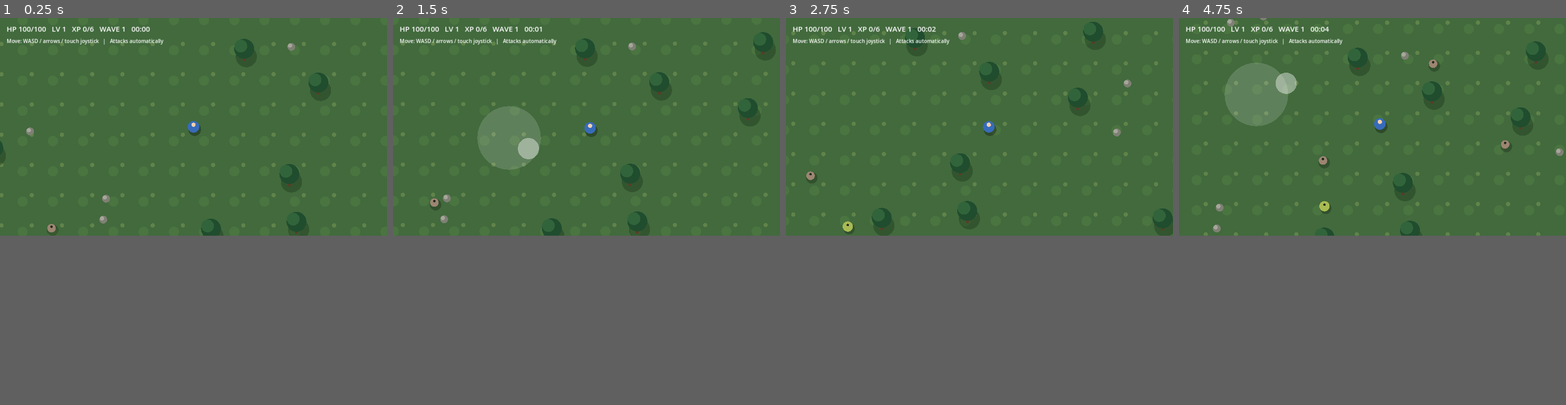
Above: before the commit, frames 1-4 (left to right).
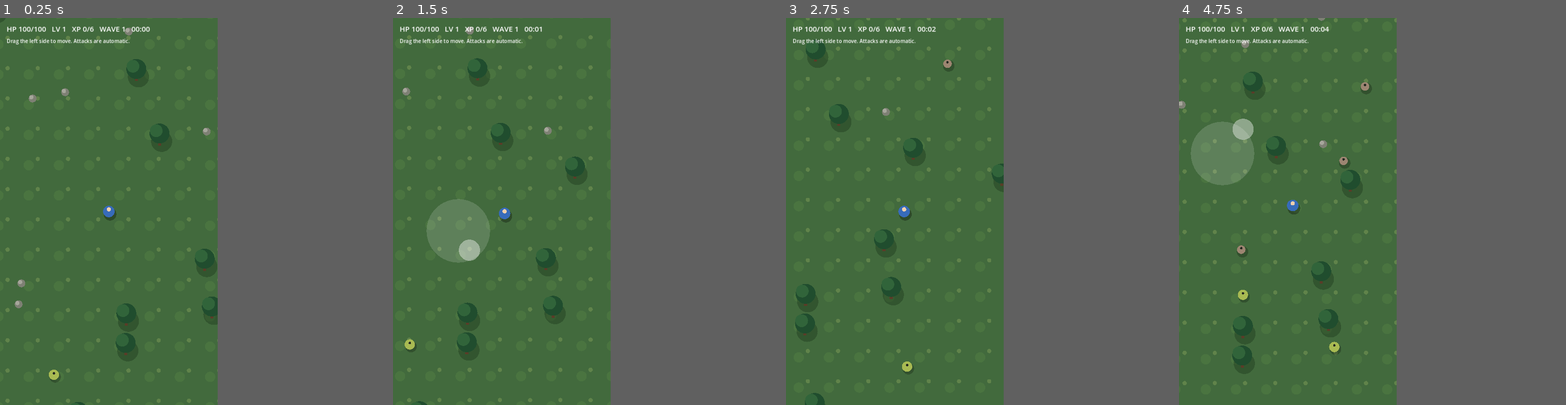
Above: after the commit, the same moments.

Repository: cosmerearchives-creator/dnd-adventurers
Game: Godot game, scene res://scenes/wilderness.tscn
The game is run twice, just before and just after one commit, with the same random seed, the same clock (stepped at 60 frames per second) and the same inputs.
Inputs (mouse positions are in pixels of both pictures, inside the frame that each line leads up to):
- Up to frame 1 (0.25 s): no input
- Up to frame 2 (1.5 s): tap Enter at 0.5 s; move the mouse to (671, 114) at 0.52 s; hold Right (ui_right) 0.53-1.25 s; tap R at 0.6 s; click (671, 114) at 0.67 s; drag from (509, 137) to (567, 168) at 1.27 s
- Up to frame 3 (2.75 s): move the mouse to (1018, 79) at 2.02 s; hold Right (ui_right) from 2.03 s (still down); tap R at 2.1 s
- Up to frame 4 (4.75 s): release Right (ui_right) at 2.75 s; drag from (1353, 168) to (1256, 95) at 2.77 s; move the mouse to (1488, 161) at 3.52 s; hold Left (ui_left) 3.53-4.25 s; tap R at 3.6 s; drag from (1256, 95) to (1314, 72) at 4.27 s
In our replay, the window is 800x450 before the commit and 450x800 after it. These sizes can differ from the game's own. Grey fills any space a smaller window leaves; there, only what the larger window draws over its background counts as a difference.

The runs differ from the first frame. In frame 1, 3.6% of the frame differs, in the area x 0-95%, y 2-100%; in frame 2, 7.9%; in frame 3, 4.6%; in frame 4, 8.7%, in the area x 0-100%, y 0-95%.

Commit message:
Release 0.2.1 portrait Android controls and touch restart popup

Diff:
--- a/game/project.godot
+++ b/game/project.godot
@@ -7,8 +7,8 @@
 config/features=PackedStringArray("4.3", "GL Compatibility")
 
 [display]
-window/size/viewport_width=1280
-window/size/viewport_height=720
+window/size/viewport_width=720
+window/size/viewport_height=1280
 window/stretch/mode="canvas_items"
 
 [rendering]
--- a/game/scripts/wilderness.gd
+++ b/game/scripts/wilderness.gd
@@ -41,6 +41,8 @@
 var hud: CanvasLayer
 var status_label: Label
 var hint_label: Label
+var result_panel: PanelContainer
+var result_title: Label
 
 func _ready() -> void:
     rng.seed = 20261122
@@ -65,9 +67,32 @@
     hint_label = Label.new()
     hint_label.position = Vector2(22, 64)
     hint_label.add_theme_font_size_override("font_size", 17)
-    hint_label.text = "Move: WASD / arrows / touch joystick   |   Attacks automatically"
+    hint_label.text = "Drag the left side to move. Attacks are automatic."
     hud.add_child(hint_label)
+    _create_result_popup()
     _update_hud()
+
+func _create_result_popup() -> void:
+    var overlay := CenterContainer.new()
+    overlay.set_anchors_and_offsets_preset(Control.PRESET_FULL_RECT)
+    hud.add_child(overlay)
+    result_panel = PanelContainer.new()
+    result_panel.custom_minimum_size = Vector2(520, 300)
+    overlay.add_child(result_panel)
+    var content := VBoxContainer.new()
+    content.add_theme_constant_override("separation", 22)
+    result_panel.add_child(content)
+    result_title = Label.new()
+    result_title.horizontal_alignment = HORIZONTAL_ALIGNMENT_CENTER
+    result_title.add_theme_font_size_override("font_size", 38)
+    content.add_child(result_title)
+    var restart := Button.new()
+    restart.text = "RESTART ADVENTURE"
+    restart.custom_minimum_size = Vector2(470, 96)
+    restart.add_theme_font_size_override("font_size", 28)
+    restart.pressed.connect(func() -> void: get_tree().reload_current_scene())
+    content.add_child(restart)
+    result_panel.hide()
 
 func _input(event: InputEvent) -> void:
     if event is InputEventScreenTouch:
@@ -78,12 +103,8 @@
         elif not event.pressed and event.index == touch_index:
             touch_index = -1
             touch_vector = Vector2.ZERO
-        elif event.pressed and game_over:
-            get_tree().reload_current_scene()
     elif event is InputEventScreenDrag and event.index == touch_index:
         touch_vector = (event.position - touch_origin).limit_length(TOUCH_RADIUS) / TOUCH_RADIUS
-    elif event is InputEventKey and event.pressed and game_over and event.keycode == KEY_R:
-        get_tree().reload_current_scene()
 
 func _process(delta: float) -> void:
     if game_over:
@@ -93,6 +114,7 @@
     if elapsed >= 600.0:
         game_over = true
         victory = true
+        _show_result()
         _update_hud()
         return
     var movement := Input.get_vector("ui_left", "ui_right", "ui_up", "ui_down")
@@ -145,6 +167,7 @@
             if player_hp <= 0.0:
                 player_hp = 0.0
                 game_over = true
+                _show_result()
 
 func _auto_attack() -> void:
     if attack_timer > 0.0:
@@ -185,7 +208,11 @@
         wave, int(elapsed) / 60, int(elapsed) % 60
     ]
     if game_over:
-        hint_label.text = "SURVIVED THE WILDERNESS! Tap to restart" if victory else "DEFEATED! Tap or press R to restart"
+        hint_label.text = "Choose Restart Adventure to play again."
+
+func _show_result() -> void:
+    result_title.text = "WILDERNESS SURVIVED!" if victory else "ADVENTURE ENDED"
+    result_panel.show()
 
 func _draw() -> void:
     var visible := get_viewport_rect().size / camera.zoom
Not shown, changed: app/build.gradle
